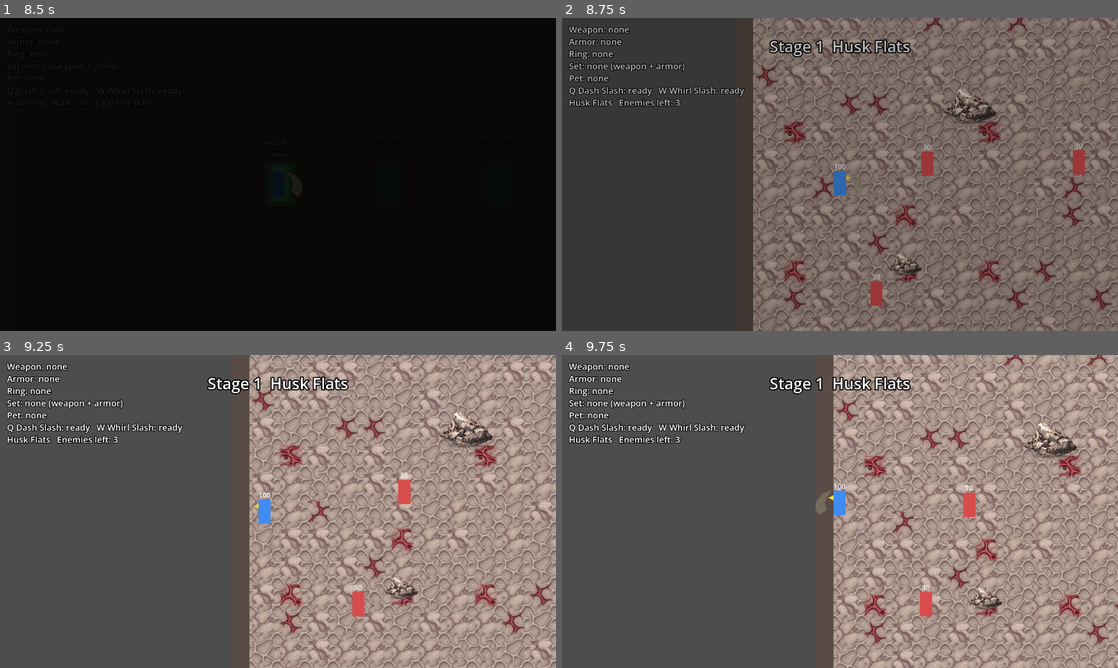
Above: before the commit, frames 1-4 (two rows, left to right).
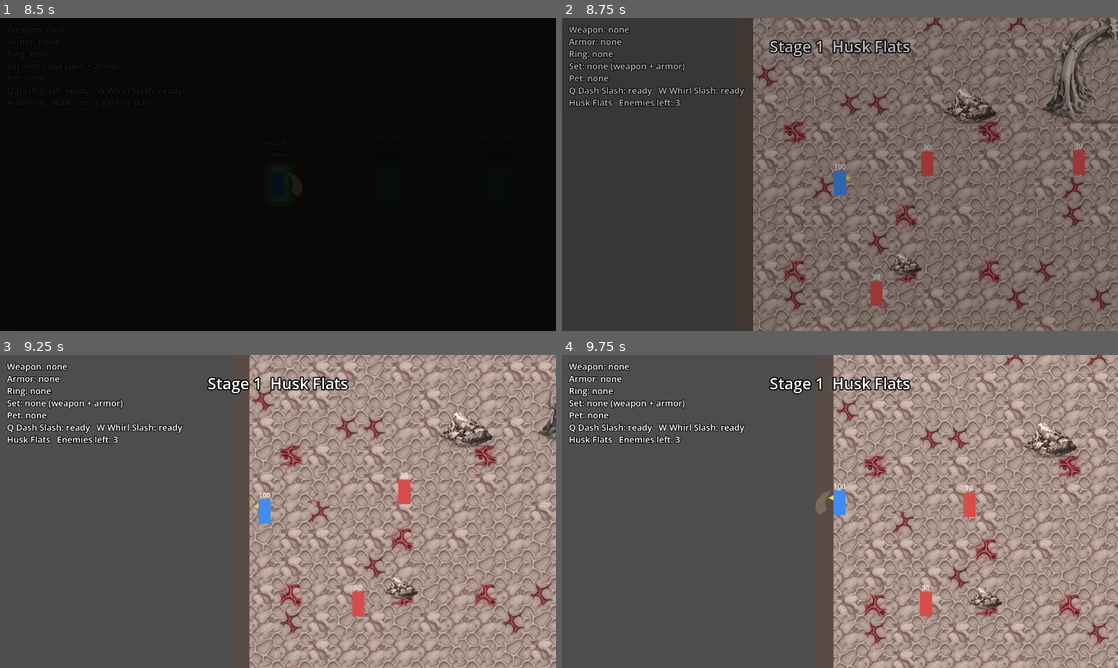
Above: after the commit, the same moments.

Repository: knc219-a11y/second-game
Game: Godot game, scene res://scenes/title.tscn
Two runs of this game, one before a commit and one after it. Both use one fixed random seed, a clock stepped at 60 frames per second and the inputs below.
Inputs:
- Up to frame 1 (8.5 s): tap Enter (ui_accept) at 0.5, 0.77, 1.52, 3.02, 3.77, 4.52, 6.02, 6.77, 7.52 s; hold Right (move_right) 0.53-1.28 s; hold X (attack) 0.53-1.28 s; hold Down (move_down) 1.28-2.03 s; tap Space (roll) every 1.5 s from 1.35 to 7.35 s; hold Right (move_right) 2.03-2.78 s; hold X (attack) 2.03-2.78 s; hold Up (move_up) 2.78-3.53 s; hold X (attack) 3.53-4.28 s; hold Left (move_left) 3.53-5.03 s; hold Down (move_down) 5.03-5.78 s; hold X (attack) 5.03-5.78 s; hold Right (move_right) 5.78-6.53 s; hold Up (move_up) 6.53-7.28 s; hold X (attack) 6.53-7.28 s; hold Right (move_right) 7.28-8.03 s; hold Down (move_down) from 8.03 s (still down); hold X (attack) from 8.03 s (still down)
- Up to frame 2 (8.75 s): keep holding Down (move_down); keep holding X (attack)
- Up to frame 3 (9.25 s): release Down (move_down) at 8.78 s; release X (attack) at 8.78 s; hold Left (move_left) from 8.78 s (still down); tap Space (roll) at 8.85 s; tap Enter (ui_accept) at 9.02 s
- Up to frame 4 (9.75 s): release Left (move_left) at 9.53 s; hold Up (move_up) from 9.53 s (still down); hold X (attack) from 9.53 s (still down)

Frame 1 is identical in both runs. In frame 2, 1.2% of the frame differs, in the area x 86-100%, y 0-34%; in frame 3, 0.2%; in frame 4, nothing differs.

Commit message:
Stage 1 landmark: bone arch you can walk through
Adds art/stage1/props/s1_bone_arch.png (320x264, origin 160,260) and
_build_bone_arch() in stage 1 at (820, 330): two small foot collisions,
the opening is walkable. The sprite is split at y 190; the top part draws at
z 4 over characters, the bottom at z 0, so passing under it reads right
without a Y-sort pass. Named Rock* so the next stage's rock rebuild removes it.

Co-Authored-By: Claude Opus 5.5 (1M context) <noreply@anthropic.com>
Claude-Session: https://claude.ai/code/session_01GG94k8w64NAthvv3NUSVza

Diff:
--- a/scripts/test_map.gd
+++ b/scripts/test_map.gd
@@ -56,6 +56,16 @@
 const ROCK_PILLAR_TEX := preload("res://art/stage1/props/s1_rock_pillar.png")
 const ROCK_PILE_OFFSET := Vector2(-64, -92)
 const ROCK_PILLAR_OFFSET := Vector2(-52, -212)
+# Stage 1 landmark: a bone arch (320x264, origin at bottom centre 160,260)
+# with only its two feet solid. The image is cut in two at ARCH_SPLIT_Y: the
+# lower part draws under characters, the upper part over them, so walking
+# through the arch puts you under its top without a Y-sort pass.
+const BONE_ARCH_TEX := preload("res://art/stage1/props/s1_bone_arch.png")
+const BONE_ARCH_ORIGIN := Vector2(160, 260)
+const ARCH_SPLIT_Y := 190
+const ARCH_TOP_Z := 4
+const ARCH_FEET := [[Vector2(-85, -12), Vector2(48, 20)], [Vector2(105, -12), Vector2(56, 20)]]
+@export var bone_arch_position: Vector2 = Vector2(820, 330)
 const STAGE_ROCK_COLORS := [Color(0.6, 0.5, 0.34, 1), Color(0.52, 0.5, 0.44, 1), Color(0.45, 0.17, 0.2, 1)]
 # Special dungeon: an open arena with four pillars around the middle, away from
 # the edge spawn_points and the player_start, on a near-black floor with a red
@@ -245,6 +255,7 @@
 	_build_rocks(STAGE_ROCKS[(stage - 1) % STAGE_ROCKS.size()], STAGE_ROCK_COLORS[(stage - 1) % STAGE_ROCK_COLORS.size()])
 	if stage == 1:
 		_dress_rocks()
+		_build_bone_arch()
 	floor_poly.color = STAGE_FLOOR_COLORS[(stage - 1) % STAGE_FLOOR_COLORS.size()]
 	_show_ground(stage == 1)
 	for entry in STAGES[(stage - 1) % STAGES.size()]:
@@ -295,6 +306,31 @@
 			_add_rock_sprite(rock, ROCK_PILE_TEX, ROCK_PILE_OFFSET, bottom + Vector2(size.x / 4, 0), 0.85)
 		else:
 			_add_rock_sprite(rock, ROCK_PILE_TEX, ROCK_PILE_OFFSET, bottom, minf(1.0, size.x / 96.0))
+
+
+# Named Rock* so the next _build_rocks clears it with the rocks.
+func _build_bone_arch() -> void:
+	var arch := StaticBody2D.new()
+	arch.name = "RockBoneArch"
+	arch.position = bone_arch_position
+	for foot in ARCH_FEET:
+		var shape := RectangleShape2D.new()
+		shape.size = foot[1]
+		var col := CollisionShape2D.new()
+		col.shape = shape
+		col.position = foot[0]
+		arch.add_child(col)
+	var h := BONE_ARCH_TEX.get_height()
+	for part in [[0, ARCH_SPLIT_Y, ARCH_TOP_Z], [ARCH_SPLIT_Y, h - ARCH_SPLIT_Y, 0]]:
+		var sprite := Sprite2D.new()
+		sprite.texture = BONE_ARCH_TEX
+		sprite.centered = false
+		sprite.region_enabled = true
+		sprite.region_rect = Rect2(0, part[0], BONE_ARCH_TEX.get_width(), part[1])
+		sprite.offset = Vector2(-BONE_ARCH_ORIGIN.x, part[0] - BONE_ARCH_ORIGIN.y)
+		sprite.z_index = part[2]
+		arch.add_child(sprite)
+	obstacles.add_child(arch)
 
 
 func _add_rock_sprite(rock: Node2D, tex: Texture2D, offset: Vector2, pos: Vector2, s: float) -> void:
Binary file added: art/stage1/props/s1_bone_arch.png
Not shown, added: art/stage1/props/s1_bone_arch.png.import
